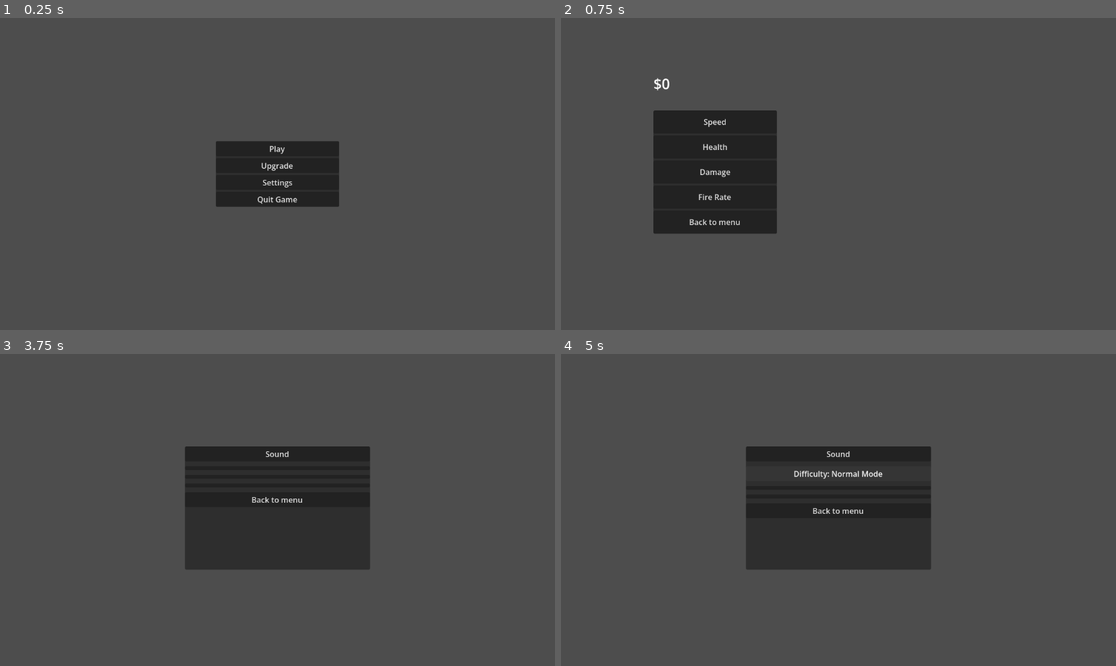
Above: before the commit, frames 1-4 (two rows, left to right).
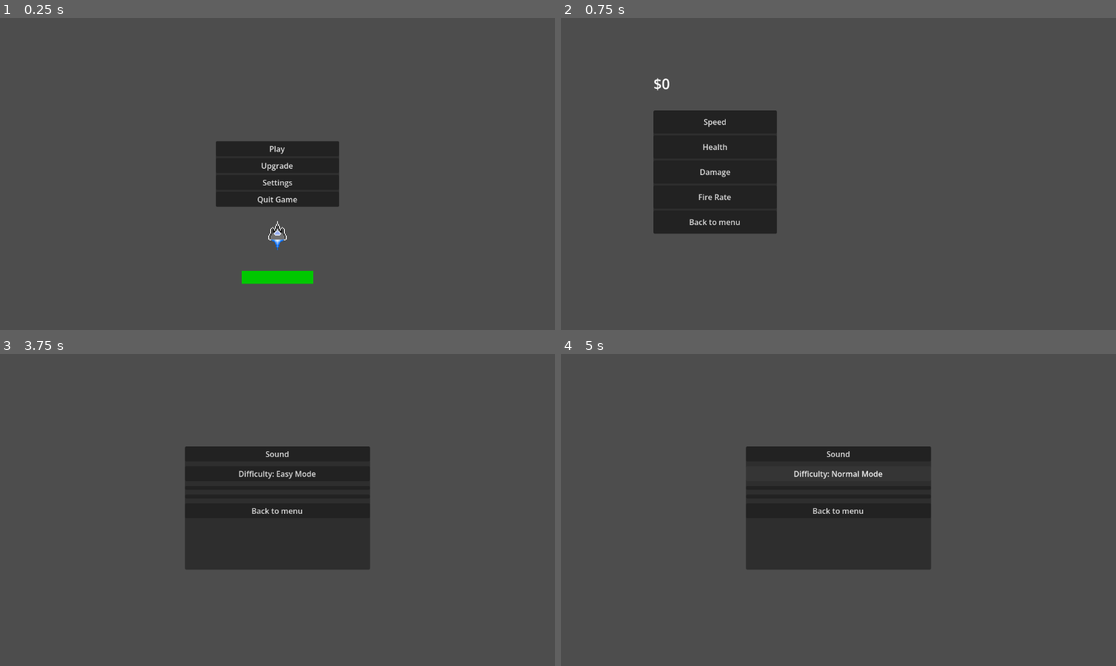
Above: after the commit, the same moments.

Repository: Rng2MAGS/DT--Project-WORTH-MY-ENTIRE-GRADE
Game: Godot game, scene res://scenes/main_menu.tscn
Same seed, same stepped clock (60 frames per second), same inputs: the game is played once before the commit and once after it.
Inputs (mouse positions are in pixels of both pictures, inside the frame that each line leads up to; where the layout moved, square brackets give the same spot in the first picture):
- Up to frame 1 (0.25 s): no input
- Up to frame 2 (0.75 s): click "Upgrade" at 0.5 s
- Up to frame 3 (3.75 s): click "Speed" at 1.25 s; click "Fire Rate" at 2 s; click "Back to menu" at 2.75 s; click "Settings" at 3.5 s
- Up to frame 4 (5 s): click (838, 472) [838, 469] at 4.25 s

The runs differ from the first frame. In frame 1, 0.7% of the frame differs, in the area x 43-57%, y 65-86%; in frame 2, nothing differs; in frame 3, 0.3%; in frame 4, nothing differs.
Error before the commit: Cannot call method 'look_at' on a null value. (res://scripts/ship.gd:26)

Commit message:
23
a couple fixes but still some problems maybe 1

Diff:
--- a/project-worth--my-whole-grade/project.godot
+++ b/project-worth--my-whole-grade/project.godot
@@ -19,7 +19,6 @@
 
 global="*uid://5i6vtjk4l5w2"
 settings="*uid://dwghpy1b6r7t0"
-ship="*uid://bpj2r6u7o2d4d"
 
 [global_group]
 
--- a/project-worth--my-whole-grade/scenes/asteroid.tscn
+++ b/project-worth--my-whole-grade/scenes/asteroid.tscn
@@ -12,6 +12,7 @@
 [node name="CharacterBody2D" type="CharacterBody2D" unique_id=1234631901 node_paths=PackedStringArray("asteroid", "pivot") groups=["asteroid"]]
 script = ExtResource("1_akfqu")
 asteroid = NodePath(".")
+asteroid_scene = null
 pivot = NodePath("Node2D")
 
 [node name="CollisionShape2D2" type="CollisionShape2D" parent="." unique_id=1658437851]
--- a/project-worth--my-whole-grade/scenes/bullet.tscn
+++ b/project-worth--my-whole-grade/scenes/bullet.tscn
@@ -1,6 +1,6 @@
 [gd_scene format=3 uid="uid://dtsvyufeqn2qv"]
 
-[ext_resource type="Script" uid="uid://deha1it3hlwi4" path="res://scripts/area_2d.gd" id="1_y4ehs"]
+[ext_resource type="Script" uid="uid://deha1it3hlwi4" path="res://scripts/bullet.gd" id="1_y4ehs"]
 
 [sub_resource type="RectangleShape2D" id="RectangleShape2D_rtl8c"]
 size = Vector2(48, 16)
--- a/project-worth--my-whole-grade/scenes/main_menu.tscn
+++ b/project-worth--my-whole-grade/scenes/main_menu.tscn
@@ -1,6 +1,7 @@
 [gd_scene format=3 uid="uid://dccxr5x6m4gr5"]
 
 [ext_resource type="Script" uid="uid://ts0vhknt5lue" path="res://scripts/menu_screen.gd" id="1_l6cm7"]
+[ext_resource type="PackedScene" uid="uid://sst2oleuhsov" path="res://scenes/ship.tscn" id="2_ekxnf"]
 
 [node name="Control" type="Control" unique_id=2057137664]
 layout_mode = 3
@@ -16,7 +17,7 @@
 offset_left = 448.0
 offset_top = 256.0
 offset_right = 704.0
-offset_bottom = 384.0
+offset_bottom = 392.0
 
 [node name="VBoxContainer" type="VBoxContainer" parent="PanelContainer" unique_id=1329535540]
 layout_mode = 2
@@ -40,6 +41,9 @@
 text = "Quit Game"
 icon_alignment = 1
 
+[node name="CharacterBody2D" parent="." unique_id=1860692798 instance=ExtResource("2_ekxnf")]
+position = Vector2(576, 448)
+
 [connection signal="pressed" from="PanelContainer/VBoxContainer/Start" to="." method="_play"]
 [connection signal="pressed" from="PanelContainer/VBoxContainer/Upgrade" to="." method="_upgrade"]
 [connection signal="pressed" from="PanelContainer/VBoxContainer/Settings" to="." method="_settings"]
--- a/project-worth--my-whole-grade/scenes/settings.tscn
+++ b/project-worth--my-whole-grade/scenes/settings.tscn
@@ -34,6 +34,7 @@
 
 [node name="Difficulty" type="Button" parent="PanelContainer/VBoxContainer" unique_id=544671737]
 layout_mode = 2
+text = "Difficulty: Easy Mode"
 
 [node name="Button3" type="Button" parent="PanelContainer/VBoxContainer" unique_id=1833903087]
 layout_mode = 2
--- a/project-worth--my-whole-grade/scenes/ship.tscn
+++ b/project-worth--my-whole-grade/scenes/ship.tscn
@@ -55,6 +55,7 @@
 theme_override_styles/background = SubResource("StyleBoxFlat_2gnfn")
 theme_override_styles/fill = SubResource("StyleBoxFlat_4tobq")
 max_value = 10.0
+step = 1.0
 value = 10.0
 show_percentage = false
 
--- a/project-worth--my-whole-grade/scenes/upgrade_menu.tscn
+++ b/project-worth--my-whole-grade/scenes/upgrade_menu.tscn
@@ -1,6 +1,7 @@
 [gd_scene format=3 uid="uid://cse2orcwl2gds"]
 
 [ext_resource type="Script" uid="uid://b4gegqnfs40k0" path="res://scripts/upgrade_menu.gd" id="1_e3qxy"]
+[ext_resource type="Script" uid="uid://bpj2r6u7o2d4d" path="res://scripts/ship.gd" id="2_ksfom"]
 
 [node name="Control" type="Control" unique_id=1605440995 node_paths=PackedStringArray("money_display", "speed_text", "health_text", "damage_text", "fire_rate_text")]
 layout_mode = 3
@@ -13,6 +14,7 @@
 health_text = NodePath("PanelContainer/VBoxContainer/Health")
 damage_text = NodePath("PanelContainer/VBoxContainer/Damage")
 fire_rate_text = NodePath("PanelContainer/VBoxContainer/Fire rate")
+ship = ExtResource("2_ksfom")
 
 [node name="PanelContainer" type="PanelContainer" parent="." unique_id=750347073]
 layout_mode = 1
--- a/project-worth--my-whole-grade/scripts/asteroid.gd
+++ b/project-worth--my-whole-grade/scripts/asteroid.gd
@@ -36,7 +36,5 @@
 func died() -> void:
 	global.score += kill_value
 
-
-@warning_ignore("shadowed_variable")
-func _player_dmg(ship: CharacterBody2D) -> void:
-	ship.take_damage()
+func _player_dmg(body: CharacterBody2D) -> void:
+	body.take_damage()
--- a/project-worth--my-whole-grade/scripts/settings.gd
+++ b/project-worth--my-whole-grade/scripts/settings.gd
@@ -3,10 +3,10 @@
 #Difficulty modes
 
 @export var difficulty_text: Button
-var easy:String = "Easy Mode"
-var normal:String = "Normal Mode"
-var hard:String = "Hard Mode"
+var level_of_difficulty: int = 0
 
+var text = [
+	"Difficulty: Easy Mode", "Difficulty: Normal Mode", "Difficulty: Hard Mode"]
 # Called when the node enters the scene tree for the first time.
 func _ready() -> void:
 	pass
@@ -21,16 +21,14 @@
 func _on_back_to_game_pressed() -> void:
 	get_tree().call_deferred("change_scene_to_file", "res://scenes/main_menu.tscn")
 
-func _when_settings_opened() -> void:
-	difficulty_text.text = "Difficulty: Easy Mode"
-
 func _diffuculty() -> void:
 	global.difficulty_button_value += 1
+	level_of_difficulty += 1
 	if global.difficulty_button_value == 4:
 		global.difficulty_button_value = 1
 	if global.difficulty_button_value == 1:
-		difficulty_text.text = "Difficulty: " + easy
+		difficulty_text.text = text[0]
 	if global.difficulty_button_value == 2:
-		difficulty_text.text = "Difficulty: " + normal
+		difficulty_text.text = text[1]
 	if global.difficulty_button_value == 3:
-		difficulty_text.text = "Difficulty: " + hard
+		difficulty_text.text = text[2]
--- a/project-worth--my-whole-grade/scripts/ship.gd
+++ b/project-worth--my-whole-grade/scripts/ship.gd
@@ -42,12 +42,14 @@
 	can_shoot = false
 	bullet_timer.start()
 
+#Function run when an asteroid collides with the player
 func take_damage() -> void:
-	player_health.max_value = health
-	if health > dead:
-		health -= damage
-		player_health.value = health
-		if health <= dead:
-			get_tree().call_deferred("change_scene_to_file" , "res://scenes/main_menu.tscn")
-	elif health <= dead:
-		get_tree().call_deferred("change_scene_to_file" , "res://scenes/main_menu.tscn")
+	player_health.max_value = health #Sets the max value for the health bar to the value of health
+	if health > dead: #Checking if the player is dead before dealing more damage
+		health -= damage #Damaging the player
+		player_health.value = health #Updating the value of the health bar
+	elif health <= dead: #Checks if the player has died
+		get_tree().call_deferred("change_scene_to_file" , "res://scenes/main_menu.tscn") #Sends the player to the menu after dying
+
+func _upgrades_updating() -> void:
+	bullet_timer.wait_time = ((bullet_timer.wait_time + global.fire_rate_multi)/ global.fire_rate_multi) - 1
--- a/project-worth--my-whole-grade/scripts/upgrade_menu.gd
+++ b/project-worth--my-whole-grade/scripts/upgrade_menu.gd
@@ -5,11 +5,13 @@
 var upgrade_increase_margin: int = 1
 var upgrade_price: int = 32
 
+# Upgrade buttons for all upgradable stats
 @export var speed_text: Button
 @export var health_text: Button
 @export var damage_text: Button
 @export var fire_rate_text: Button
 
+@export var ship: Script
 
 # Called when the node enters the scene tree for the first time.
 func _ready() -> void:
@@ -27,8 +29,6 @@
 		global.num_speed_upgrds += upgrade_increase_margin
 		global.speed_multi = global.num_speed_upgrds
 		speed_text.text = "Speed: $"+str(upgrade_price * global.num_speed_upgrds)
-	else:
-		pass
 
 func _health() -> void:
 	if global.money >= upgrade_price * global.num_health_upgrds:
@@ -52,8 +52,7 @@
 		global.num_fire_rate_upgrds += upgrade_increase_margin
 		global.fire_rate_multi = global.num_fire_rate_upgrds
 		fire_rate_text.text = "Fire Rate: $"+str(upgrade_price * global.num_fire_rate_upgrds)
-		ship.bullet_timer.wait_time = ((ship.bullet_timer.wait_time + global.fire_rate_multi)/ global.fire_rate_multi) - 1
-
+		ship._updating_upgrades()
 
 func _back_to_menu() -> void:
 	get_tree().call_deferred("change_scene_to_file", "res://scenes/main_menu.tscn")
Renamed: project-worth--my-whole-grade/scripts/area_2d.gd -> project-worth--my-whole-grade/scripts/bullet.gd
Renamed: project-worth--my-whole-grade/scripts/area_2d.gd.uid -> project-worth--my-whole-grade/scripts/bullet.gd.uid
